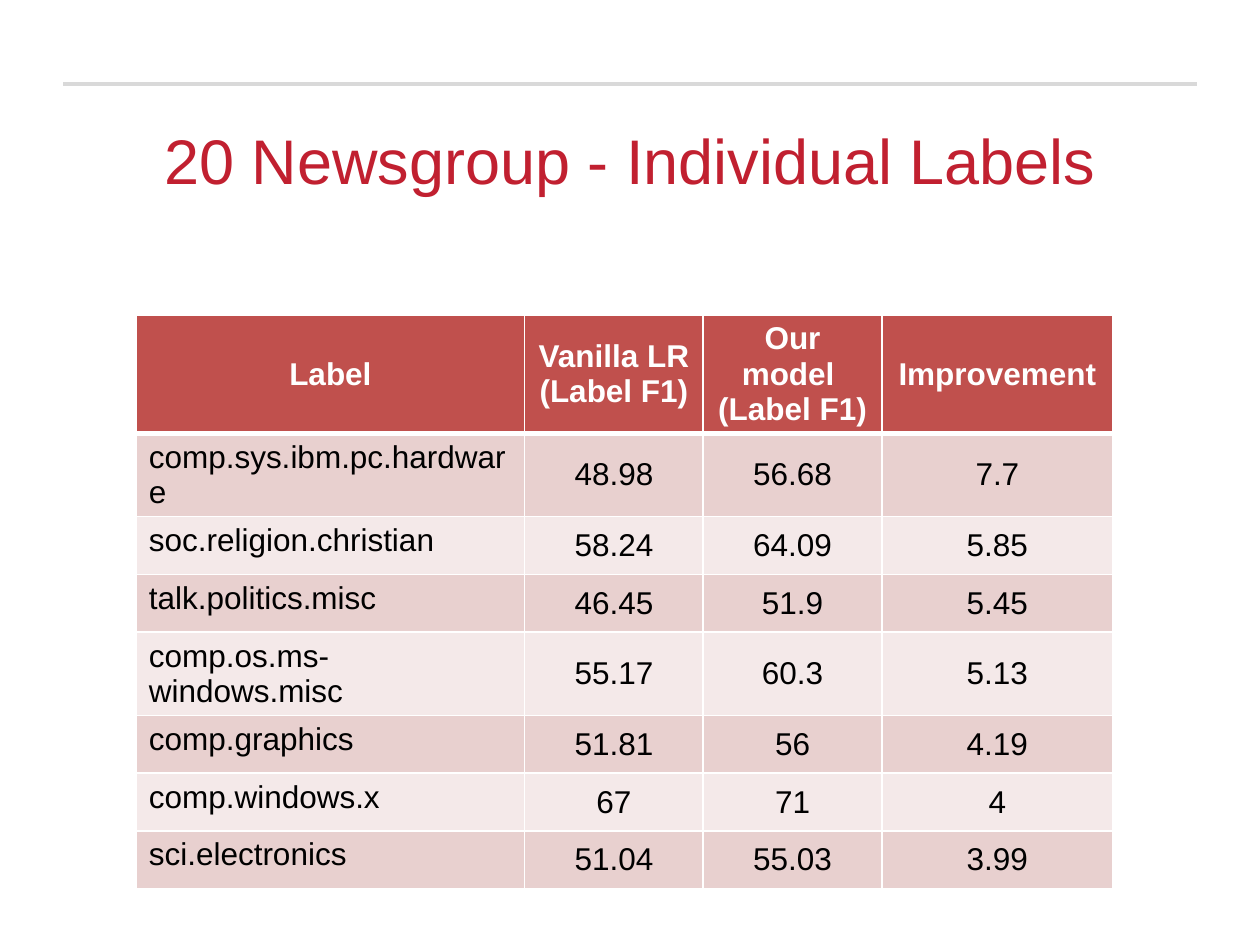
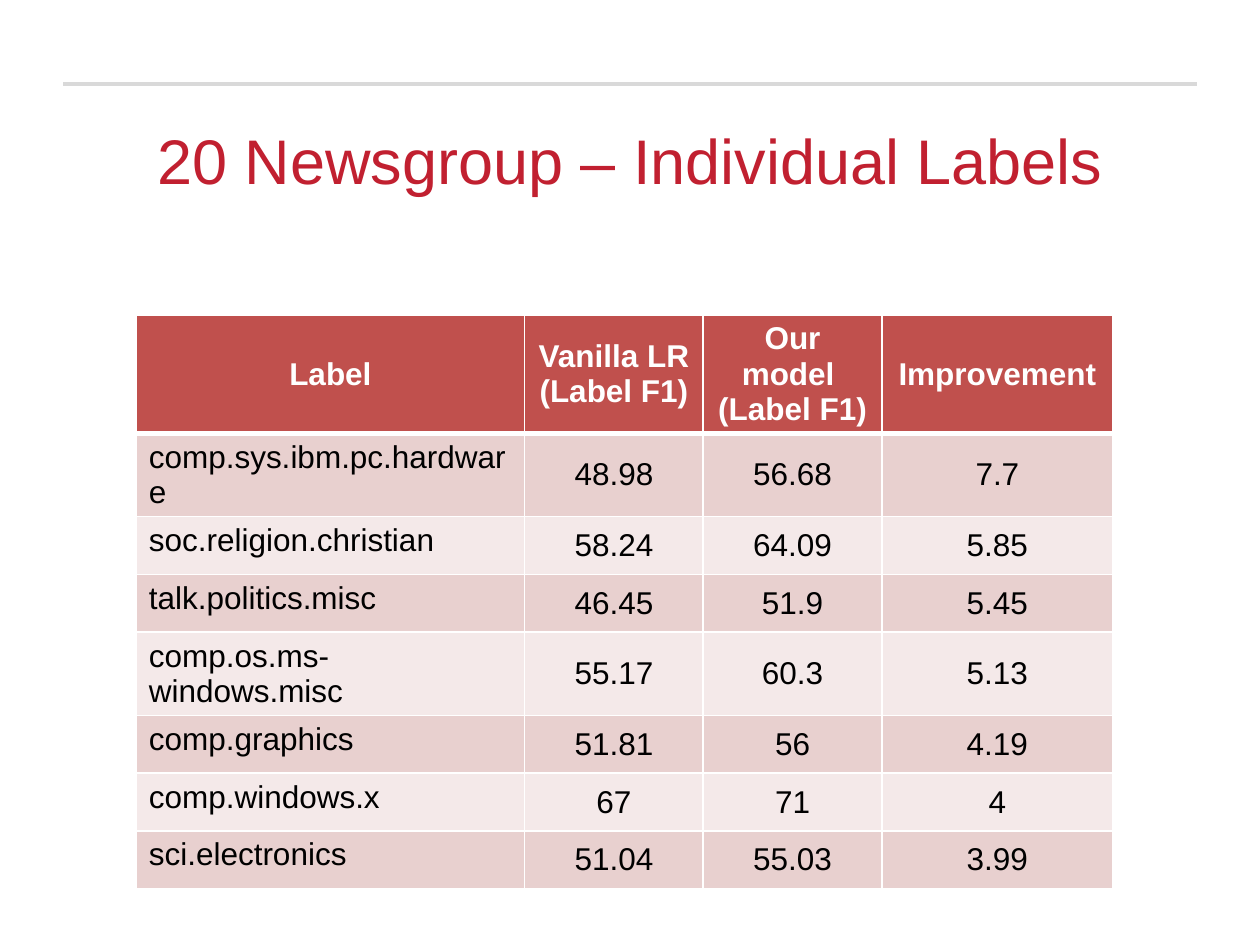
Before and after one commit to RamkishanPanthena/Thesis, a slide deck: slide 33 of defense.pptx (slide 25 before the commit). Drawn at 1260x945 pixels with LibreOffice and Linux fonts; fonts in the diff are those of the drawing; background and template pictures are left out. Boxes give left, top, right and bottom in pixels: in the first picture for what was removed or moved away, otherwise in the second. Text is boxed around its words. In the diff, an @@ line names an element or a change of style, - is before the commit and + after.

```diff
--- a/defense.pptx
+++ b/defense.pptx
@@ title at (157,138,1103,196): text changed @@
-20 Newsgroup - Individual Labels
+20 Newsgroup – Individual Labels
```
Also in this commit, not shown: 15 other slides changed, 10 slides added, 1 slide removed.
